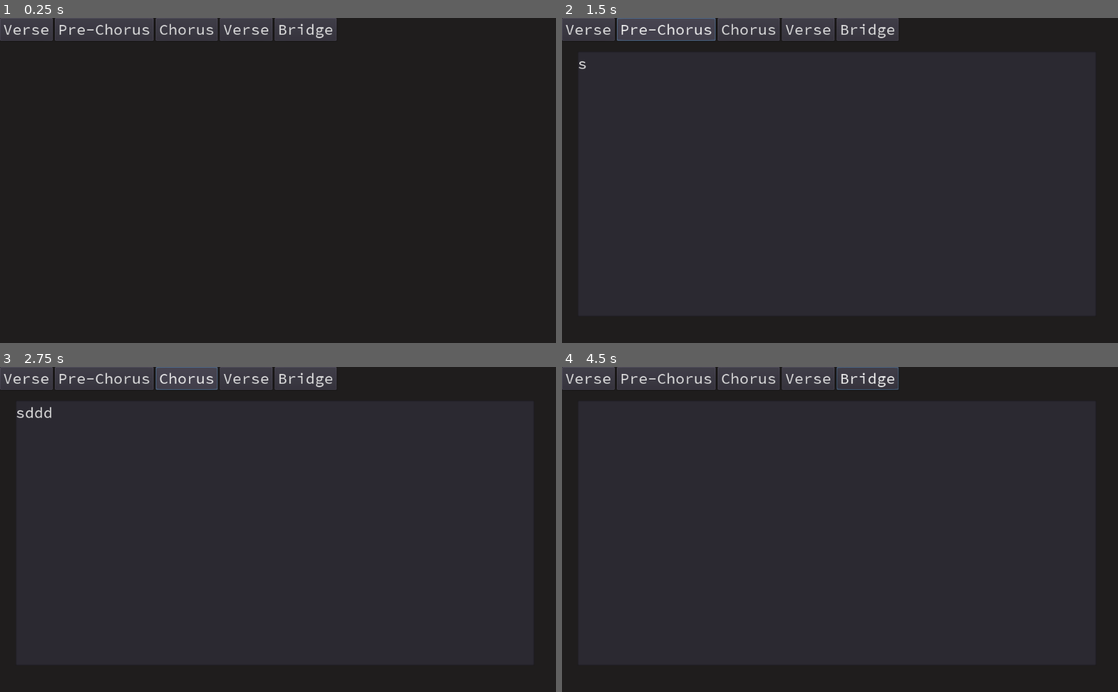
Above: before the commit, frames 1-4 (two rows, left to right).
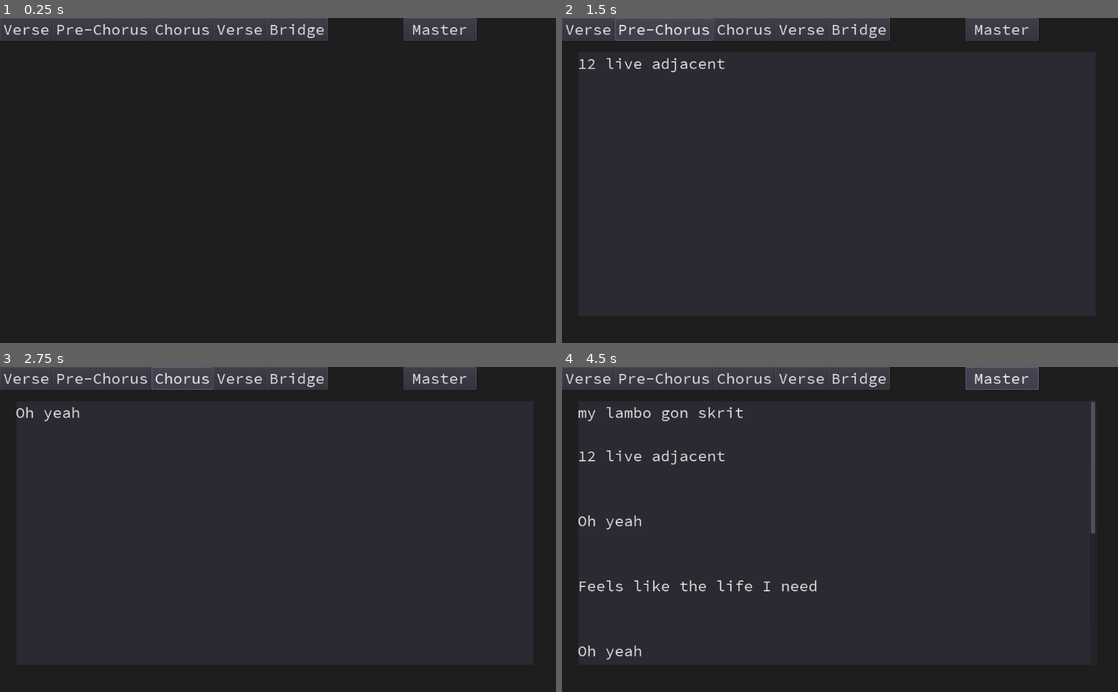
Above: after the commit, the same moments.

Repository: Aether-Interactive-Studios/Songwriter
Game: Godot game, scene res://Scenes/Main.tscn
Same seed, same stepped clock (60 frames per second), same inputs: the game is played once before the commit and once after it.
Inputs (mouse positions are in pixels of both pictures, inside the frame that each line leads up to):
- Up to frame 1 (0.25 s): no input
- Up to frame 2 (1.5 s): click "Verse" at 0.5 s; click "Pre-Chorus" at 1.25 s
- Up to frame 3 (2.75 s): click "Chorus" at 2 s
- Up to frame 4 (4.5 s): click "Verse" at 2.75 s; click "Bridge" at 3.5 s; click (1001, 380) at 4.25 s, where only the run after the commit has a clickable "Master"

The runs differ from the first frame. In frame 1, 1.9% of the frame differs, in the area x 9-86%, y 0-8%; in frame 2, 2.2%; in frame 3, 2.1%; in frame 4, 3.5%, in the area x 2-96%, y 0-90%.

Commit message:
Full lyrics
Introduction of a tab that combines all the sections into one cohesive song.

Diff:
--- a/Lyrics.json
+++ b/Lyrics.json
@@ -1 +1 @@
-{"Bridge":"","Chorus":"sddd","Pre-Chorus":"s","Verse":"low life","Verse 2":"www"}
+{"Bridge":"YEAAAAH YEAAAAH\n","Chorus":"Oh yeah\n","Pre-Chorus":"12 live adjacent\n","Verse":"my lambo gon skrit","Verse2":"Feels like the life I need\n"}
--- a/Scenes/Main.tscn
+++ b/Scenes/Main.tscn
@@ -17,6 +17,9 @@
 margin_right = 1024.0
 margin_bottom = 600.0
 color = Color( 0.12549, 0.117647, 0.117647, 1 )
+__meta__ = {
+"_edit_use_anchors_": false
+}
 
 [node name="TextEdit" parent="." instance=ExtResource( 3 )]
 visible = false
@@ -45,8 +48,8 @@
 }
 
 [node name="Pre-Chorus" type="Button" parent="."]
-margin_left = 101.0
-margin_right = 283.0
+margin_left = 97.0
+margin_right = 279.0
 margin_bottom = 42.0
 text = "Pre-Chorus"
 __meta__ = {
@@ -54,8 +57,8 @@
 }
 
 [node name="Chorus" type="Button" parent="."]
-margin_left = 287.0
-margin_right = 401.0
+margin_left = 279.0
+margin_right = 393.0
 margin_bottom = 42.0
 text = "Chorus"
 __meta__ = {
@@ -63,14 +66,14 @@
 }
 
 [node name="Verse2" type="Button" parent="."]
-margin_left = 405.0
-margin_right = 502.0
+margin_left = 393.0
+margin_right = 490.0
 margin_bottom = 42.0
 text = "Verse"
 
 [node name="Bridge" type="Button" parent="."]
-margin_left = 506.0
-margin_right = 620.0
+margin_left = 490.0
+margin_right = 604.0
 margin_bottom = 42.0
 text = "Bridge"
 __meta__ = {
@@ -86,6 +89,12 @@
 __meta__ = {
 "_edit_use_anchors_": false
 }
+
+[node name="Master" type="Button" parent="."]
+margin_left = 743.0
+margin_right = 878.0
+margin_bottom = 42.0
+text = "Master"
 [connection signal="text_changed" from="TextEdit" to="." method="_on_TextEdit_text_changed"]
 [connection signal="pressed" from="Save" to="." method="_on_Save_pressed"]
 [connection signal="pressed" from="Verse" to="." method="_on_Verse_pressed"]
@@ -93,3 +102,4 @@
 [connection signal="pressed" from="Chorus" to="." method="_on_Chorus_pressed"]
 [connection signal="pressed" from="Verse2" to="." method="_on_Verse2_pressed"]
 [connection signal="pressed" from="Bridge" to="." method="_on_Bridge_pressed"]
+[connection signal="pressed" from="Master" to="." method="_on_Master_pressed"]
--- a/Scripts/Main.gd
+++ b/Scripts/Main.gd
@@ -7,15 +7,17 @@
 var verse = "Verse"
 var prechorus = "Pre-Chorus"
 var chorus = "Chorus"
-var verse2 = "Verse 2"
+var verse2 = "Verse2"
 var bridge = "Bridge"
 var x
+var space = "\n\n"
+
 
 var data = {
 	"Verse" : "",
 	"Pre-Chorus" : "",
 	"Chorus" : "",
-	"Verse 2" : "",
+	"Verse2" : "",
 	"Bridge": ""
 }
 
@@ -27,10 +29,13 @@
 	var lyrics = File.new()
 
 	if not lyrics.file_exists("res://Lyrics.json"):
+
 		lyrics.open("res://Lyrics.json", File.WRITE)
 		lyrics.store_string(to_json(data))
 		lyrics.close()
-
+	else:
+		lyrics.open("res://Lyrics.json", File.READ)
+		data = parse_json(lyrics.get_as_text())
 
 
 
@@ -90,47 +95,49 @@
 	pass # Replace with function body.
 
 func _data():
+#	var idx = data[x]
+#	print (idx)
+#	var last = idx.right(idx.length() - 1)
+#	if last == "":
+#		idx.substring(0,idx.length() - 1)
+#	print(idx)
 	data[x] = $TextEdit.text
 
 func _on_Save_pressed():
-	print(x)
+#	print(x)
+#
+#	data[x] = $TextEdit.text
+#	var file = File.new()
+#	file.open("res://Lyrics.json", File.WRITE)
+#	file.store_string(to_json(data))
+#	file.close()
+	match x:
 
-	data[x] = $TextEdit.text
+		verse:
+
+			_data()
+
+		verse2:
+
+			_data()
+
+
+
+		chorus:
+			_data()
+
+
+		prechorus:
+			_data()
+
+
+		bridge:
+			_data()
+
 	var file = File.new()
 	file.open("res://Lyrics.json", File.WRITE)
 	file.store_string(to_json(data))
 	file.close()
-#	match x:
-#
-#		verse:
-#
-#			_data()
-#
-##			var file = File.new()
-#
-##			file.open("res://Lyrics.json", File.WRITE)
-##			file.store_string(to_json(data))
-##			file.close()
-#
-#
-#
-#		chorus:
-#			_data()
-#
-#
-#		prechorus:
-#			_data()
-#
-#
-#		bridge:
-#			_data()
-
-
-
-#			var file = File.new()
-#			file.open("res://Bridge.txt", File.WRITE)
-#			file.store_string($TextEdit.text)
-#			file.close()
 
 
 
@@ -150,3 +157,19 @@
 func see():
 	$TextEdit.visible = true
 	pass
+
+func default(json):
+
+	$TextEdit.text = json["Verse"] + space + json["Pre-Chorus"] + space + json["Chorus"] + space + json["Verse2"] + space + json["Chorus"] + space + json["Pre-Chorus"] + space + json["Chorus"] + space + json["Bridge"] + space + json["Chorus"]
+
+func _on_Master_pressed():
+	see()
+
+	var savefile = File.new()
+	if savefile.file_exists("res://Lyrics.json"):
+		savefile.open("res://Lyrics.json", File.READ)
+		var json = parse_json(savefile.get_as_text())
+		default(json)
+
+
+	pass # Replace with function body.
Not shown, changed: Bridge.txt
